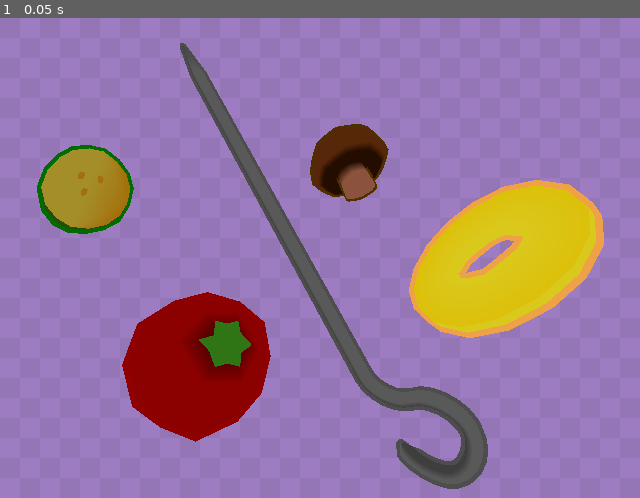
Above: before the commit, frame 1.
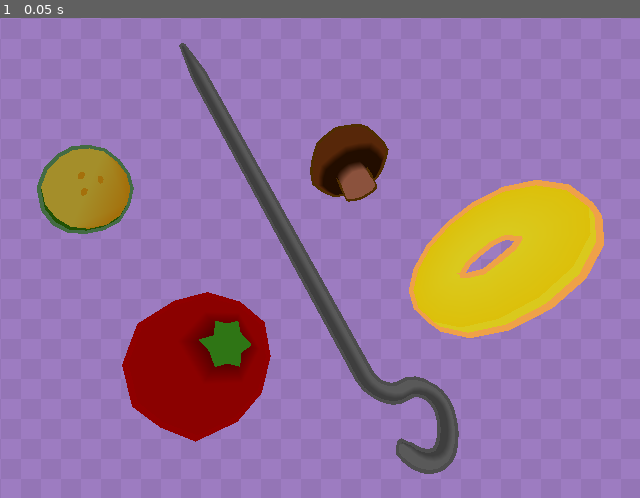
Above: after the commit, the same moment.

Repository: MartinLeGrand/AGES2026GameJam
Game: Godot game, scene res://Project/Maps/ModelScene.tscn
Two runs of this game, one before a commit and one after it. Both use one fixed random seed, a clock stepped at 60 frames per second and the inputs below. This scene is started directly instead of the project's main scene.
Inputs:
- Up to frame 1 (0.05 s): no input

The runs differ from the first frame. In frame 1, 2.4% of the frame differs, in the area x 5-77%, y 5-99%.

Commit message:
Scrolling BG script

Diff:
--- a/Project/Maps/ModelScene.tscn
+++ b/Project/Maps/ModelScene.tscn
@@ -258,7 +258,7 @@
 
 [sub_resource type="StandardMaterial3D" id="StandardMaterial3D_hatxp"]
 shading_mode = 0
-albedo_color = Color(0, 0.42352942, 0, 1)
+albedo_color = Color(0.26459998, 0.42, 0.26459998, 1)
 
 [sub_resource type="Environment" id="Environment_rxjn2"]
 background_mode = 3
@@ -276,7 +276,7 @@
 current = true
 
 [node name="spit" type="Node3D" parent="." unique_id=2006706760]
-transform = Transform3D(-0.55633414, 0.67715144, -0.48162043, -0.10444971, 0.5180129, 0.84897166, 0.824368, 0.52261704, -0.21745995, -0.32838553, 0, -1.942029)
+transform = Transform3D(0.42747235, 0.76505494, -0.48162043, 0.4441876, 0.28625938, 0.84897166, 0.7873784, -0.57684183, -0.21745995, -0.32838553, 0, -1.942029)
 
 [node name="Spit" type="MeshInstance3D" parent="spit" unique_id=329897218]
 mesh = SubResource("ArrayMesh_c8d7f")
--- a/Project/Scripts/scrolling_bg.gd
+++ b/Project/Scripts/scrolling_bg.gd
@@ -3,6 +3,6 @@
 var passed_time: float = 0.0
 
 func _process(delta: float) -> void:
-	passed_time += delta
+	passed_time += delta * 0.3
 
-	set_instance_shader_parameter("offset", passed_time)
+	material.set_shader_parameter("offset", passed_time)
